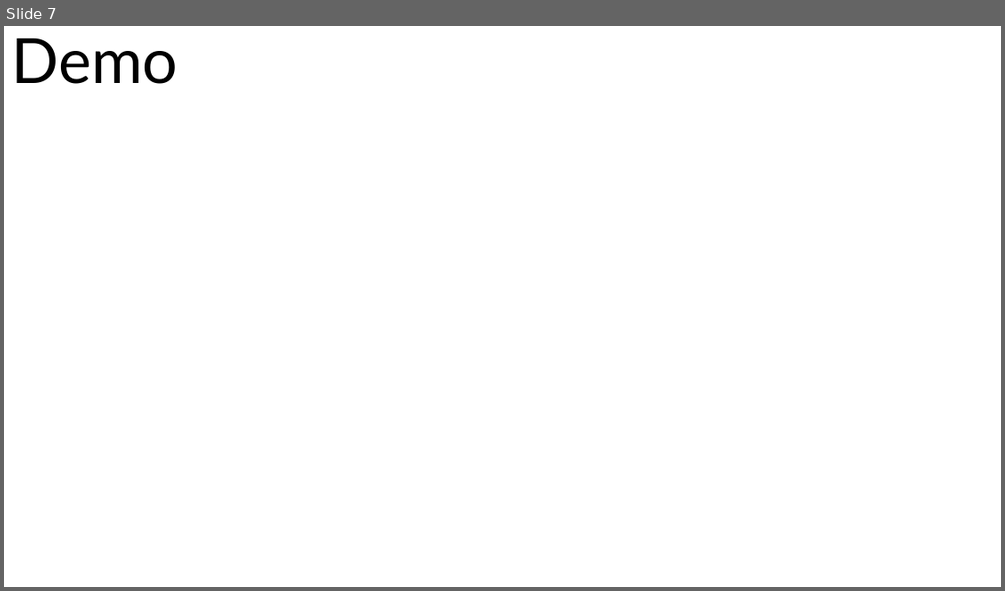
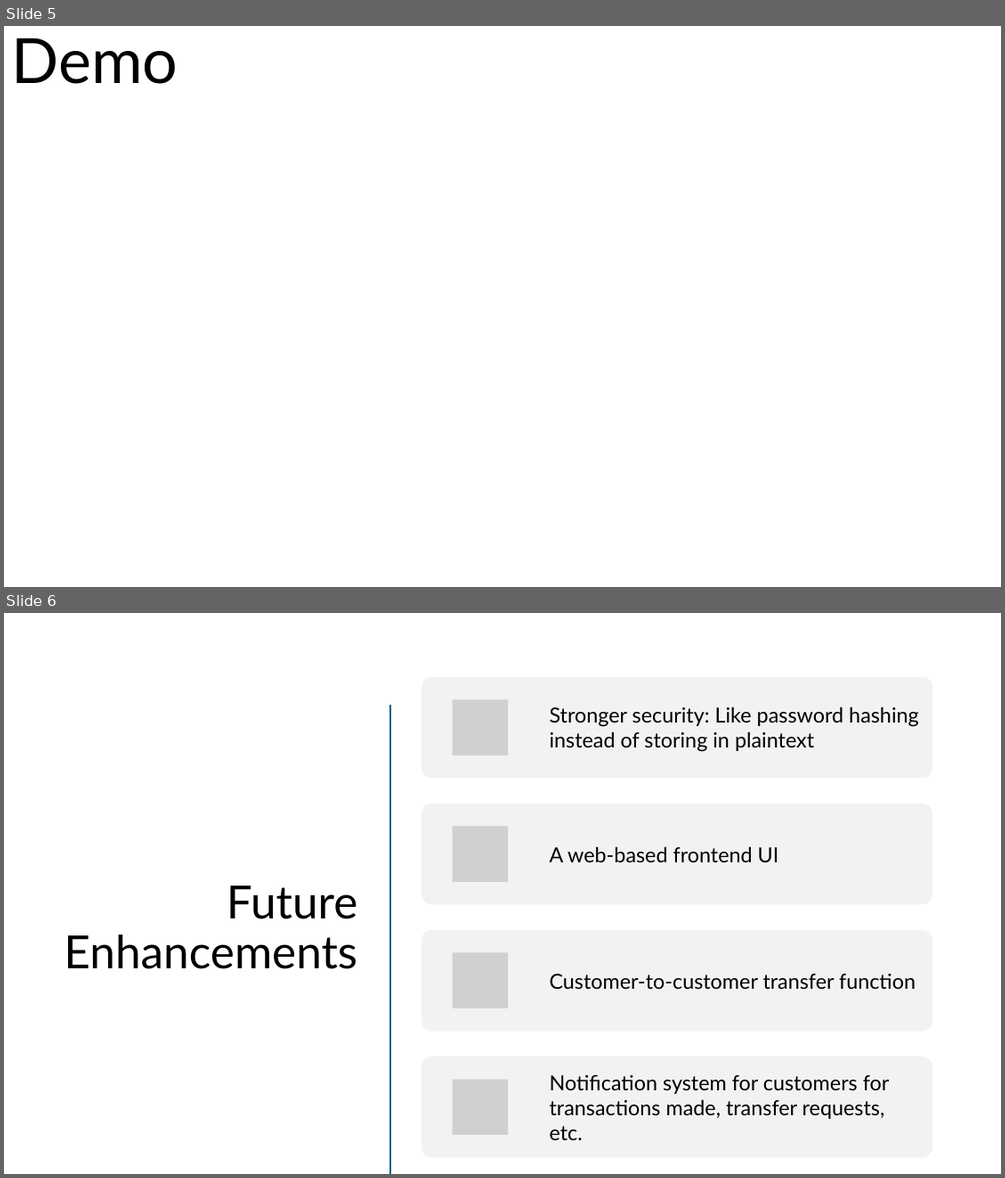
Before and after one commit to KR-Techno/Revature-Projects, a slide deck: Project 1 - bankingAPP/BankingApp Presentation.pptx. Shown one above the other, each under a label of ours: slide 7 before the commit, slides 5 and 6 after it. The pictures are 1005x591 and 1005x1178 pixels, drawn with LibreOffice and Linux fonts; fonts in the diff are those of the drawing; grey boxes stand for pictures. Boxes give left, top, right and bottom in pixels: in the first picture for what was removed or moved away, otherwise in the second. Text is boxed around its words. In the diff, an @@ line names an element or a change of style, - is before the commit and + after.

```diff
--- a/Project 1 - bankingAPP/BankingApp Presentation.pptx
+++ b/Project 1 - bankingAPP/BankingApp Presentation.pptx
@@ slide 6 added at (x1=4, y1=613, x2=1001, y2=1174), background #FFFFFF @@
@@ line added from (390, 706) to (390, 1173), #E97132 2 pt @@
@@ title added at (x1=64, y1=885, x2=357, y2=969), 44 pt, text #000000 @@
+Future Enhancements
@@ group added at (x1=422, y1=677, x2=933, y2=1158): 4 rounded rectangles, 4 pictures, 4 texts @@
+Stronger security: Like password hashing instead of storing in plaintext
+A web-based frontend UI
+Customer-to-customer transfer function
+Notification system for customers for transactions made, transfer requests, etc.
@@ what was slide 7 is now slide 5 @@
```
Also in this commit, not shown: 3 slides changed, 1 other slide added, 3 slides removed, 2 other files.
